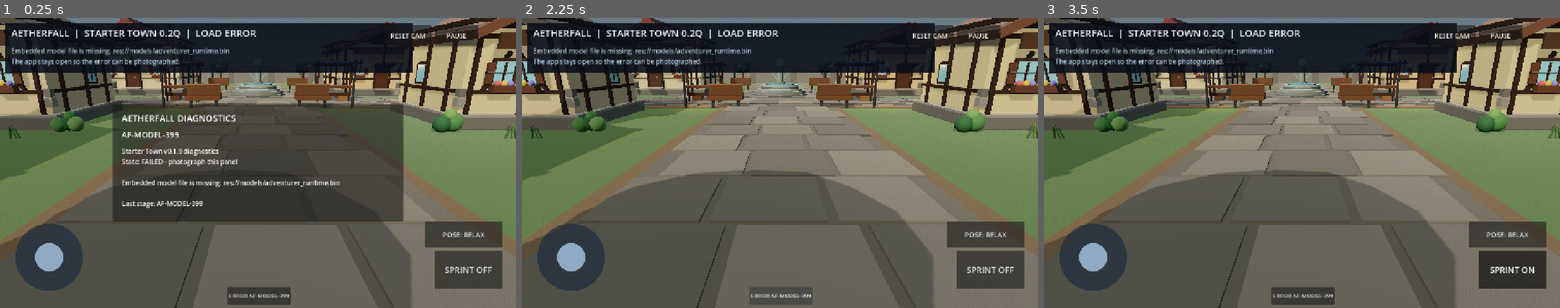
Above: before the commit, frames 1-3 (left to right).
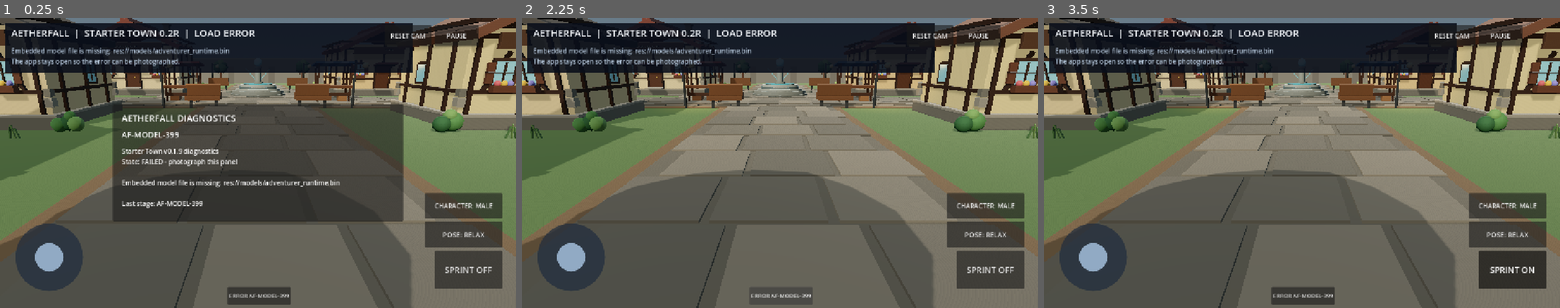
Above: after the commit, the same moments.

Repository: demetrecerrone-star/Aetherfall
Game: Godot game, scene res://starter_town.tscn
The game is run twice, just before and just after one commit, with the same random seed, the same clock (stepped at 60 frames per second) and the same inputs.
Inputs (mouse positions are in pixels of both pictures, inside the frame that each line leads up to):
- Up to frame 1 (0.25 s): no input
- Up to frame 2 (2.25 s): click "POSE: RELAX" at 0.5 s; click (986, 206) at 1.25 s, where only the run after the commit has a clickable "CHARACTER: MALE"; click "ERROR AF-MODEL-399" at 2 s
- Up to frame 3 (3.5 s): click "SPRINT OFF" at 2.75 s

The runs differ from the first frame. In frame 1, 1.6% of the frame differs, in the area x 33-98%, y 4-70%; in frame 2, 1.6%; in frame 3, 1.6%.

Commit message:
Introduce selectable male/female adventurers and independent idle style (0.2R)

Diff:
--- a/cleanroom/starter_town.gd
+++ b/cleanroom/starter_town.gd
@@ -7,7 +7,8 @@
 # Raw GLB bytes are copied into this .bin path during CI before Android export.
 # Godot imports .glb as a resource and may omit the raw source from Android PCKs;
 # the unrecognized .bin extension is included as a non-resource by export filters.
-const MODEL_PATH := "res://models/adventurer_runtime.bin"
+const MALE_MODEL_PATH := "res://models/adventurer_runtime.bin"
+const FEMALE_MODEL_PATH := "res://models/adventurer_female_runtime.bin"
 const IDLE_OPTIONS := ["standing_relax", "idle", "look_around"]
 const MOTION_BLEND_TIME := 0.24
 const WALK_SPEED := 0.92
@@ -87,6 +88,8 @@
 var _joystick_knob: Panel
 var _sprint_button: Button
 var _pose_button: Button
+var _character_button: Button
+var _character_variant := "male"
 var _idle_option_index := 0
 var _world_blockers: Array[Rect2] = []
 var _circle_blockers: Array[Vector3] = []
@@ -1051,6 +1054,20 @@
     _pose_button.pressed.connect(_cycle_idle_pose)
     ui.add_child(_pose_button)
 
+    _character_button = Button.new()
+    _character_button.text = "CHARACTER: MALE"
+    _character_button.anchor_left = 1.0
+    _character_button.anchor_right = 1.0
+    _character_button.anchor_top = 1.0
+    _character_button.anchor_bottom = 1.0
+    _character_button.offset_left = -226.0
+    _character_button.offset_right = -34.0
+    _character_button.offset_top = -285.0
+    _character_button.offset_bottom = -222.0
+    _character_button.add_theme_font_size_override("font_size", 16)
+    _character_button.pressed.connect(_switch_character)
+    ui.add_child(_character_button)
+
     var pause_button := Button.new()
     pause_button.text = "PAUSE"
     pause_button.anchor_left = 1.0
@@ -1075,7 +1092,7 @@
 
 func _set_status(title: String, detail: String) -> void:
     if _status != null:
-        _status.text = "AETHERFALL  |  STARTER TOWN 0.2Q  |  " + title
+        _status.text = "AETHERFALL  |  STARTER TOWN 0.2R  |  " + title
     if _detail != null:
         _detail.text = detail
 
@@ -1085,14 +1102,19 @@
     push_error("TRIPO_RUNTIME_FAIL: " + message)
     _set_status("LOAD ERROR", message + "\nThe app stays open so the error can be photographed.")
 
+func _active_model_path() -> String:
+    return FEMALE_MODEL_PATH if _character_variant == "female" else MALE_MODEL_PATH
+
+
 func _load_runtime_glb() -> void:
-    _diag_stage("AF-MODEL-301", "Checking embedded character model file.")
-    if not FileAccess.file_exists(MODEL_PATH):
-        _fail("Embedded model file is missing: " + MODEL_PATH)
+    var model_path := _active_model_path()
+    _diag_stage("AF-MODEL-301", "Checking embedded " + _character_variant + " character model.")
+    if not FileAccess.file_exists(model_path):
+        _fail("Embedded model file is missing: " + model_path)
         return
 
     _diag_stage("AF-MODEL-302", "Reading bundled seven-clip character bytes.")
-    var bytes := FileAccess.get_file_as_bytes(MODEL_PATH)
+    var bytes := FileAccess.get_file_as_bytes(model_path)
     if bytes.is_empty():
         _fail("Embedded GLB could not be read.")
         return
@@ -1118,7 +1140,7 @@
         return
 
     _diag_stage("AF-MODEL-305", "Character scene generated. Attaching model.")
-    _model.name = "TripoAdventurer"
+    _model.name = "TripoAdventurer_" + _character_variant
     _actor.add_child(_model)
     # Tripo visual forward is opposite the controller's actor forward.
     # Rotate only the generated model, not gameplay/world motion.
@@ -1177,7 +1199,7 @@
 
     _neutral_hips_origin = _skeleton.get_bone_pose(_hips_index).origin
     _neutral_model_position = _model.position
-    _diag_stage("AF-PLAYER-320", "Rig ready. Applying authored Standing Relax pose and sole grounding.")
+    _diag_stage("AF-PLAYER-320", "Rig ready. Applying " + _idle_label() + " pose and sole grounding.")
     # Advance to the real animation pose BEFORE measuring the shoe sole. Unlike
     # the previous hand-rotated bind pose, this is exactly what the user sees.
     var starting_idle := _selected_idle_clip()
@@ -1190,8 +1212,9 @@
 
     _loaded = true
     _set_motion("IDLE")
-    _set_status("READY", "Authored Mixamo idle poses • Tap POSE to compare • Joystick moves • Tap SPRINT to run")
-    _diag_stage("AF-READY-900", "Starter Town, character, rig, animations and controls initialized successfully.")
+    _refresh_character_buttons()
+    _set_status("READY", "Male/Female adventurers • Tap CHARACTER to switch • Tap POSE to compare")
+    _diag_stage("AF-READY-900", "Starter Town, selected character, rig, animations and controls initialized successfully.")
 
 func _polish_actor_materials(node: Node) -> void:
     # Restrict changes to recognizable hair and garment materials; retain
@@ -1295,12 +1318,45 @@
     return "Idle"
 
 
+func _refresh_character_buttons() -> void:
+    if _character_button != null:
+        _character_button.text = "CHARACTER: " + _character_variant.to_upper()
+    if _pose_button != null:
+        _pose_button.text = "POSE: " + _idle_label().to_upper()
+
+
+func _switch_character() -> void:
+    if not _loaded or _paused or _actor == null:
+        return
+    # Preserve world position/heading but recalibrate Y from new boot soles.
+    _loaded = false
+    if _animation != null:
+        _animation.stop()
+    if _model != null:
+        _actor.remove_child(_model)
+        _model.queue_free()
+        _model = null
+    _skeleton = null
+    _animation = null
+    _neutral_pose.clear()
+    _transition_from.clear()
+    _transitioning = false
+    _move_speed = 0.0
+    _move_input = Vector2.ZERO
+    _actor.position.y = 0.0
+
+    _character_variant = "female" if _character_variant == "male" else "male"
+    _idle_option_index = 1 if _character_variant == "female" else 0
+    _refresh_character_buttons()
+    _set_status("LOADING", "Loading " + _character_variant + " adventurer")
+    _load_runtime_glb()
+
+
 func _cycle_idle_pose() -> void:
     if not _loaded or _paused:
         return
     _idle_option_index = (_idle_option_index + 1) % IDLE_OPTIONS.size()
-    if _pose_button != null:
-        _pose_button.text = "POSE: " + _idle_label().to_upper()
+    _refresh_character_buttons()
     if _motion == "IDLE":
         # Smooth transition from the current frame into the selected full-body
         # authored pose, preserving the world actor's position and sole offset.
